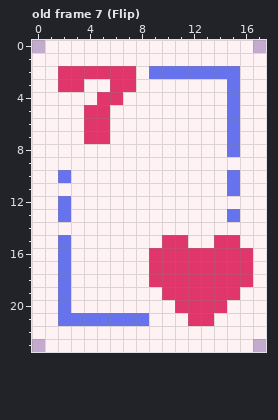
Pixel-art file: src/assets/Aseprite/Flip.aseprite. The picture above is the old version.
18x24 pixels, 7 frames. Shown: old frame 7 (Flip). The commit also changed other frames, which this record leaves out.
New version:
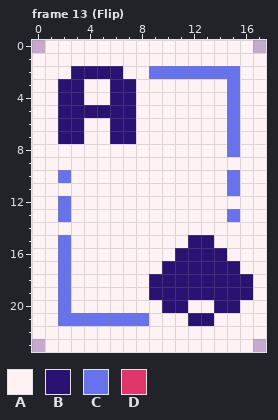
Palette (. is transparent): A #fef2f4  B #2a1273  C #6772ed  D #e0366c
The exact change:
frames 7 -> 13
Frame 13 (Flip) against old frame 7 (Flip):
The edit turns colour D into colour A in row 2 at x 2 and 7; in row 4 at x 5; in rows 6 to 7 at x 4 to 5; in row 15 at x 10 to 11 and 14 to 15; in row 16 at x 9 to 10 and 15 to 16; in row 17 at x 9 and 16.
The edit turns colour D into colour A in row 20 at x 12 to 13.
The edit turns colour A into colour B in row 4 at x 2 to 3 and 7; in rows 5 to 7 at x 2 to 3 and 6 to 7; in row 15 at x 12 to 13; in row 19 at x 9 and 16; in row 20 at x 10 and 15.
The edit turns colour D into colour B in row 2 at x 3 to 6; in row 3 at x 2 to 3 and 6 to 7; in row 4 at x 6; in row 5 at x 4 to 5; in row 16 at x 11 to 14; in row 17 at x 10 to 15.
The edit turns colour D into colour B in row 18 at x 9 to 16; in row 19 at x 10 to 15; in row 20 at x 11 and 14; in row 21 at x 12 to 13.
Pixel boxes of the changes (left, top, right, bottom) in both pictures:
changed: (58, 66, 136, 144)
changed: (149, 235, 253, 326)
